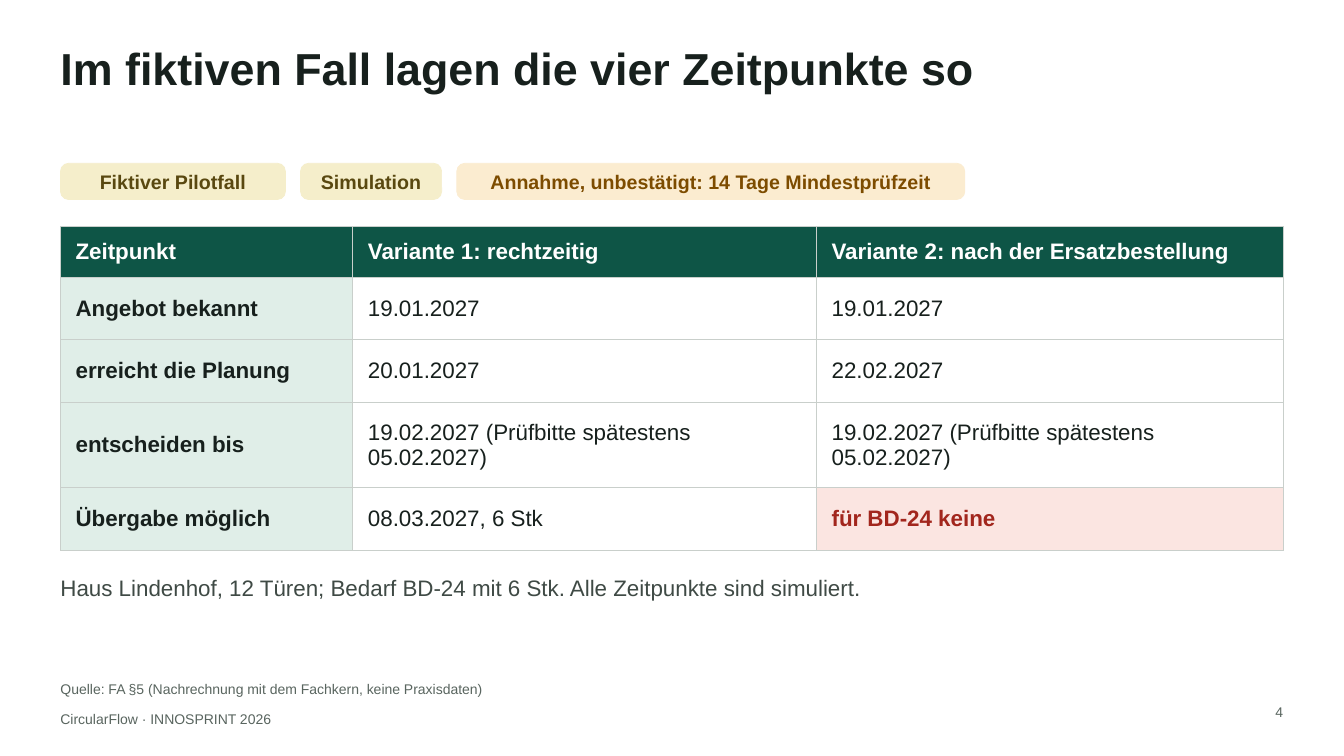
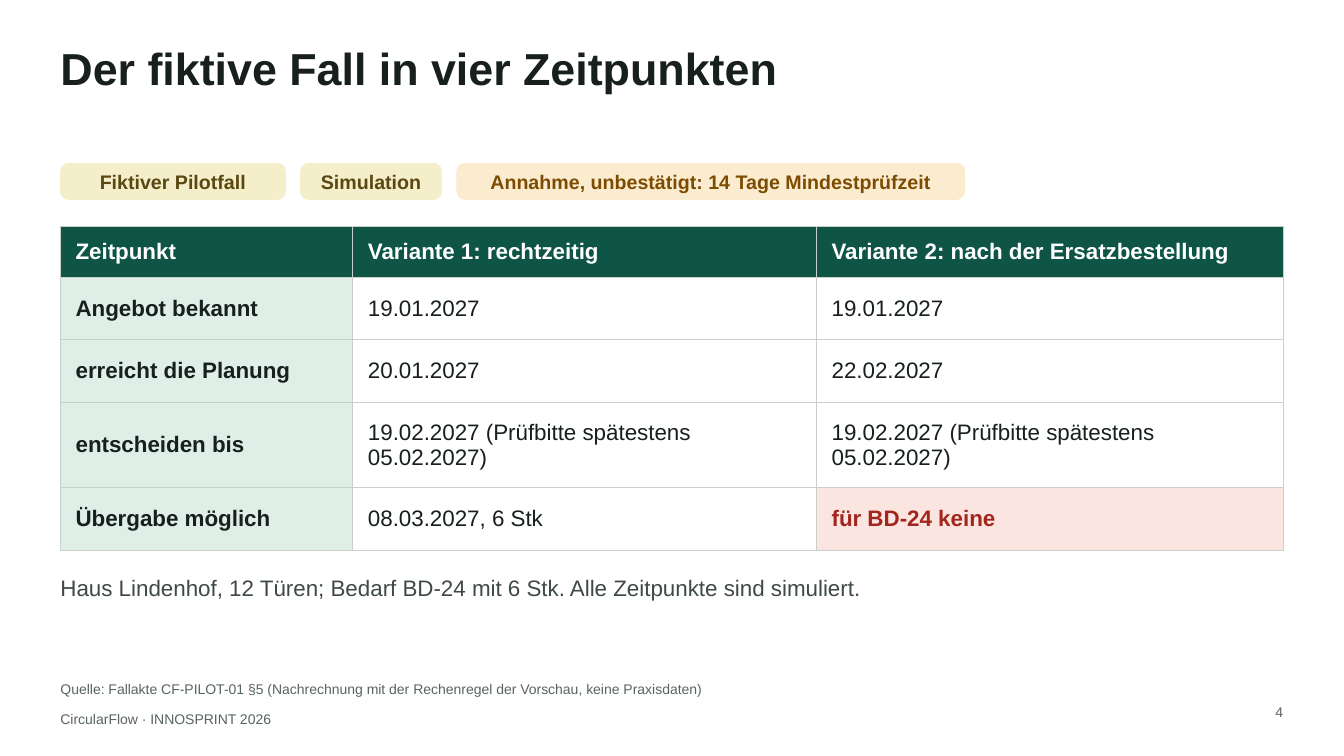
Before and after one commit to sammo3332/CircularFlow, a slide deck: slide 4 of pitch/innosprint-2026/ausgabe/weitere-fassungen/CircularFlow_INNOSPRINT2026_Fassung-C_Praxistest-Dortmund.pptx. Drawn at 1344x756 pixels with LibreOffice and Linux fonts; fonts in the diff are those of the drawing. Boxes give left, top, right and bottom in pixels: in the first picture for what was removed or moved away, otherwise in the second. Text is boxed around its words. In the diff, an @@ line names an element or a change of style, - is before the commit and + after.

```diff
--- a/pitch/innosprint-2026/ausgabe/weitere-fassungen/CircularFlow_INNOSPRINT2026_Fassung-C_Praxistest-Dortmund.pptx
+++ b/pitch/innosprint-2026/ausgabe/weitere-fassungen/CircularFlow_INNOSPRINT2026_Fassung-C_Praxistest-Dortmund.pptx
@@ title at bbox=[60, 52, 777, 94]: text changed @@
-Im fiktiven Fall lagen die vier Zeitpunkte so
+Der fiktive Fall in vier Zeitpunkten
@@ text at bbox=[60, 684, 701, 697]: text changed @@
-Quelle: FA §5 (Nachrechnung mit dem Fachkern, keine Praxisdaten)
+Quelle: Fallakte CF-PILOT-01 §5 (Nachrechnung mit der Rechenregel der Vorschau, keine Praxisdaten)
```
Also in this commit, not shown: 14 other slides changed, 25 other files.
